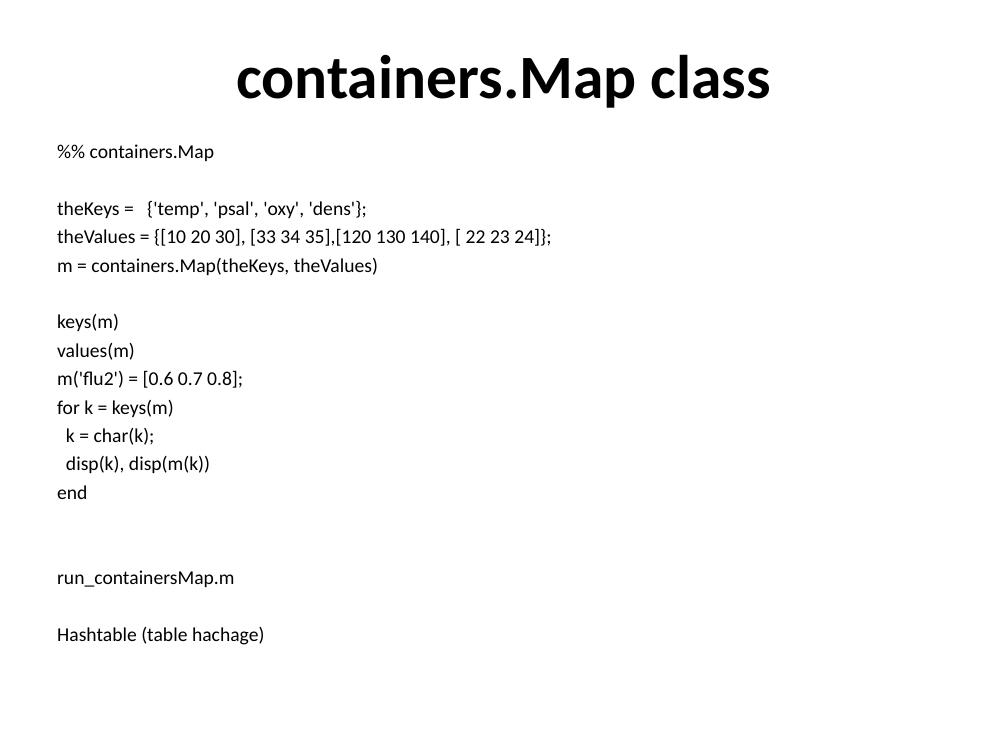
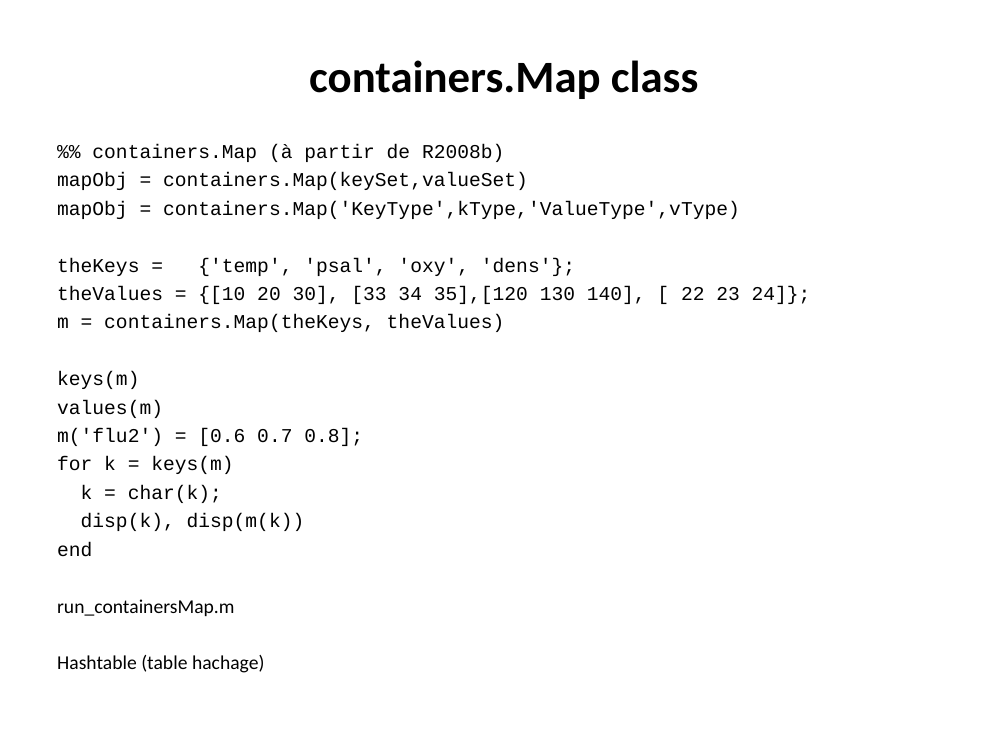
Before and after one commit to jgrelet/course-object-programing-with-Matlab, a slide deck: slide 13 of Introduction à la programmation objet avec Matlab.ppt. Drawn at 1008x756 pixels with LibreOffice and Linux fonts; fonts in the diff are those of the drawing. Boxes give left, top, right and bottom in pixels: in the first picture for what was removed or moved away, otherwise in the second. Text is boxed around its words. In the diff, an @@ line names an element or a change of style, - is before the commit and + after.

```diff
--- a/Introduction à la programmation objet avec Matlab.ppt
+++ b/Introduction à la programmation objet avec Matlab.ppt
@@ title "containers.Map class" at [309,60,699,99]: size 44 to 32 pt @@
@@ text at [57,144,740,219]: text changed; font Calibri to Courier New @@
-%% containers.Map
+%% containers.Map (à partir de R2008b)
+mapObj = containers.Map(keySet,valueSet)
+mapObj = containers.Map('KeyType',kType,'ValueType',vType)
@@ text at [57,258,811,557]: font Calibri to Courier New in "theKeys = {'temp', 'psal', 'oxy', 'dens'};", "theValues = {[10 20 30], [33 34 ...", "m = containers.Map(theKeys, theValues)", "keys(m)" and 6 more places @@
```
Also in this commit, not shown: 21 other slides changed, 1 slide added, 8 other files.
